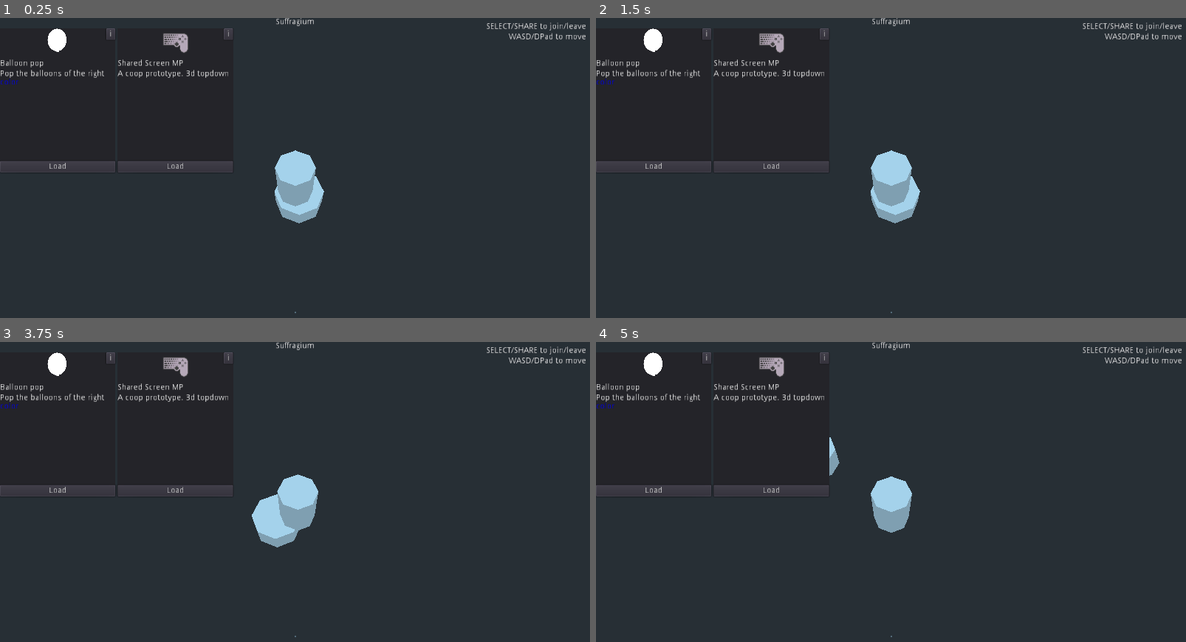
Above: before the commit, frames 1-4 (two rows, left to right).
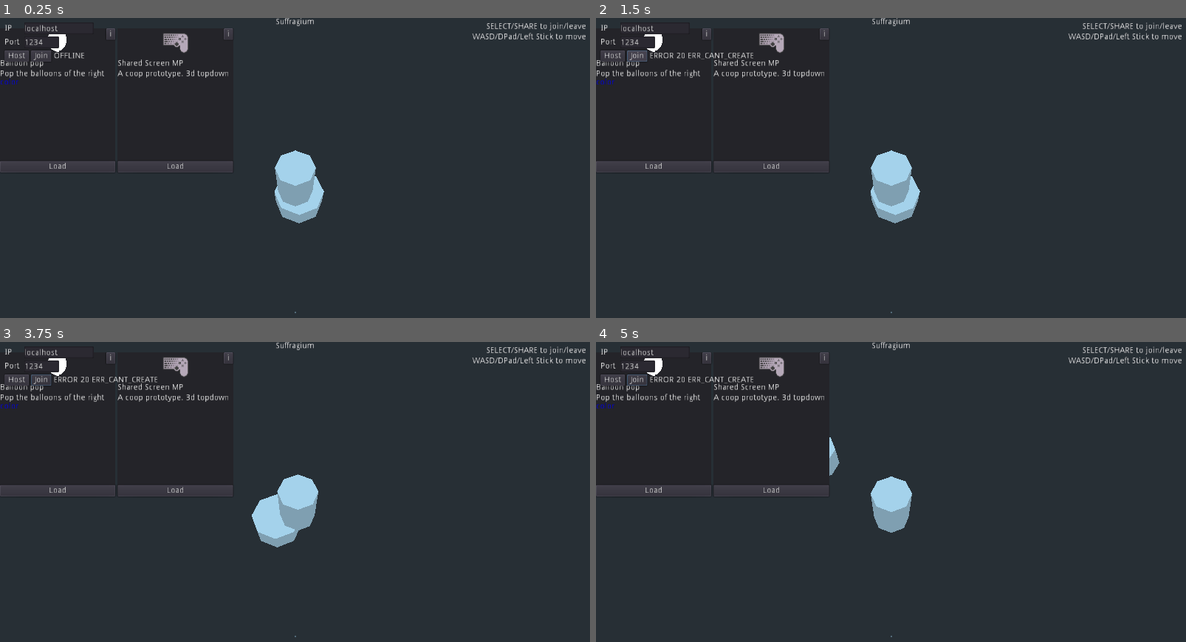
Above: after the commit, the same moments.

Repository: letsgamedev/Suffragium
Game: Godot game, scene res://games/shared_screen_mp/shared_screen_mp.tscn
Same seed, same stepped clock (60 frames per second), same inputs: the game is played once before the commit and once after it. This scene is started directly instead of the project's main scene. The engine's default icon, where the game draws it, is replaced by a stand-in: a white triangle on a blue panel in a dark square.
Inputs (mouse positions are in pixels of both pictures, inside the frame that each line leads up to):
- Up to frame 1 (0.25 s): no input
- Up to frame 2 (1.5 s): click (613, 57) at 0.5 s, where only the run after the commit has a clickable "Host"; click (637, 57) at 1.25 s, where only the run after the commit has a clickable "Join"
- Up to frame 3 (3.75 s): click "i" at 2 s; click "Load" at 2.75 s; move the mouse to (424, 498) at 3.52 s; hold D from 3.53 s (still down)
- Up to frame 4 (5 s): move the mouse to (773, 531) at 4.27 s; release D at 4.28 s; hold S from 4.28 s (still down)

The runs differ from the first frame. In frame 1, 0.6% of the frame differs, in the area x 0-94%, y 2-16%; in frame 2, 0.8%; in frame 3, 0.7%; in frame 4, 0.7%.

Commit message:
base network added
host, join and leave
nothing is synced jet

Diff:
--- /dev/null
+++ b/game/games/shared_screen_mp/network/network.gd
@@ -0,0 +1,69 @@
+extends Node
+signal peer_connected(id)
+signal peer_disconnected(id)
+signal connection_succeeded
+signal connection_failed
+signal server_disconnected
+signal hosted
+signal disconnected
+signal error(err)
+
+var peer = NetworkedMultiplayerENet.new()
+
+
+func _ready():
+	peer.connect("peer_connected", self, "_on_peer_connected")
+	peer.connect("peer_disconnected", self, "_on_peer_disconnected")
+	peer.connect("connection_succeeded", self, "_on_connection_succeeded")
+	peer.connect("connection_failed", self, "_on_connection_failed")
+	peer.connect("server_disconnected", self, "_on_server_disconnected")
+
+
+func host(port: int, max_players: int):
+	var err = peer.create_server(port, max_players)
+	if err:
+		print("Error:network:host = ", err)
+		emit_signal("error", err)
+		return
+	get_tree().network_peer = peer
+	emit_signal("hosted")
+
+
+func join(ip: String, port: int):
+	var err = peer.create_client(ip, port)
+	if err:
+		print("Error:network:join = ", err)
+		emit_signal("error", err)
+		return
+	get_tree().network_peer = peer
+
+
+func leave():
+	peer.close_connection()
+	get_tree().network_peer = null
+	emit_signal("disconnected")
+
+
+func _on_peer_connected(id: int):
+	print("_on_peer_connected ", id)
+	emit_signal("peer_connected", id)
+
+
+func _on_peer_disconnected(id: int):
+	print("_on_peer_disconnected ", id)
+	emit_signal("peer_disconnected", id)
+
+
+func _on_connection_succeeded():
+	print("_on_connection_succeeded")
+	emit_signal("connection_succeeded")
+
+
+func _on_connection_failed():
+	print("_on_connection_failed")
+	emit_signal("connection_failed")
+
+
+func _on_server_disconnected():
+	print("_on_server_disconnected")
+	emit_signal("server_disconnected")
--- /dev/null
+++ b/game/games/shared_screen_mp/network/network_ui.gd
@@ -0,0 +1,86 @@
+extends Control
+
+onready var main = get_tree().current_scene
+
+onready var ip_node: TextEdit = $VBox/IpContainer/Ip
+onready var port_node: TextEdit = $VBox/PortContainer/Port
+onready var status: Label = $VBox/Buttons/Status
+onready var host: Button = $VBox/Buttons/Host
+onready var join: Button = $VBox/Buttons/Join
+onready var leave: Button = $VBox/Buttons/Leave
+
+
+func _ready():
+	_show_host_join_button()
+
+
+func _on_Host_pressed():
+	_connect_net_signals()
+	main.network.host(int(port_node.text), 4)
+
+
+func _on_Join_pressed():
+	_connect_net_signals()
+	main.network.join(ip_node.text, int(port_node.text))
+
+
+func _on_Leave_pressed():
+	main.network.leave()
+
+
+func _connect_net_signals():
+	if main.network.is_connected("connection_succeeded", self, "_on_connected"):
+		return
+	main.network.connect("connection_succeeded", self, "_on_connected")
+	main.network.connect("connection_failed", self, "_on_connection_failed")
+	main.network.connect("hosted", self, "_on_hosted")
+	main.network.connect("server_disconnected", self, "_on_disconnected")
+	main.network.connect("disconnected", self, "_on_disconnected")
+	main.network.connect("error", self, "_on_error")
+
+
+func _on_hosted():
+	_show_leave_button()
+	status.text = "server"
+
+
+func _on_connected():
+	_show_leave_button()
+	status.text = "client"
+
+
+func _on_disconnected():
+	_show_host_join_button()
+	status.text = "offline"
+
+
+func _on_error(err: int):
+	_show_host_join_button()
+	status.text = "error " + _get_error_code_name(err)
+
+
+func _on_connection_failed():
+	_show_host_join_button()
+	status.text = "connecting failed"
+
+
+func _show_leave_button():
+	host.hide()
+	join.hide()
+	leave.show()
+
+
+func _show_host_join_button():
+	host.show()
+	join.show()
+	leave.hide()
+
+
+func _get_error_code_name(err: int):
+	match err:
+		20:
+			return str(err) + " ERR_CANT_CREATE"
+		22:
+			return str(err) + " ERR_ALREADY_IN_USE"
+		_:
+			return str(err)
--- /dev/null
+++ b/game/games/shared_screen_mp/network/network_ui.tscn
@@ -0,0 +1,85 @@
+[gd_scene load_steps=2 format=2]
+
+[ext_resource path="res://games/shared_screen_mp/network/network_ui.gd" type="Script" id=1]
+
+[node name="NetworkUi" type="Control"]
+margin_left = 8.0
+margin_top = 8.0
+margin_right = 48.0
+margin_bottom = 48.0
+script = ExtResource( 1 )
+
+[node name="VBox" type="VBoxContainer" parent="."]
+margin_right = 40.0
+margin_bottom = 40.0
+
+[node name="IpContainer" type="HBoxContainer" parent="VBox"]
+margin_right = 192.0
+margin_bottom = 20.0
+
+[node name="Label" type="Label" parent="VBox/IpContainer"]
+margin_top = 3.0
+margin_right = 30.0
+margin_bottom = 17.0
+rect_min_size = Vector2( 30, 0 )
+text = "IP"
+
+[node name="Ip" type="TextEdit" parent="VBox/IpContainer"]
+margin_left = 34.0
+margin_right = 154.0
+margin_bottom = 20.0
+rect_min_size = Vector2( 120, 20 )
+text = "localhost"
+
+[node name="PortContainer" type="HBoxContainer" parent="VBox"]
+margin_top = 24.0
+margin_right = 192.0
+margin_bottom = 44.0
+
+[node name="Label" type="Label" parent="VBox/PortContainer"]
+margin_top = 3.0
+margin_right = 30.0
+margin_bottom = 17.0
+rect_min_size = Vector2( 30, 0 )
+text = "Port"
+
+[node name="Port" type="TextEdit" parent="VBox/PortContainer"]
+margin_left = 34.0
+margin_right = 94.0
+margin_bottom = 20.0
+rect_min_size = Vector2( 60, 20 )
+text = "1234"
+
+[node name="Buttons" type="HBoxContainer" parent="VBox"]
+margin_top = 48.0
+margin_right = 192.0
+margin_bottom = 68.0
+
+[node name="Host" type="Button" parent="VBox/Buttons"]
+margin_right = 42.0
+margin_bottom = 20.0
+text = "Host"
+
+[node name="Join" type="Button" parent="VBox/Buttons"]
+margin_left = 46.0
+margin_right = 81.0
+margin_bottom = 20.0
+text = "Join"
+
+[node name="Leave" type="Button" parent="VBox/Buttons"]
+margin_left = 85.0
+margin_right = 134.0
+margin_bottom = 20.0
+text = "Leave"
+
+[node name="Status" type="Label" parent="VBox/Buttons"]
+margin_left = 138.0
+margin_top = 3.0
+margin_right = 192.0
+margin_bottom = 17.0
+text = "offline"
+uppercase = true
+
+[connection signal="pressed" from="VBox/Buttons/Host" to="." method="_on_Host_pressed"]
+[connection signal="pressed" from="VBox/Buttons/Join" to="." method="_on_Join_pressed"]
+[connection signal="pressed" from="VBox/Buttons/Leave" to="." method="_on_Leave_pressed"]
--- a/game/games/shared_screen_mp/shared_screen_mp.gd
+++ b/game/games/shared_screen_mp/shared_screen_mp.gd
@@ -1,6 +1,8 @@
 extends Spatial
 
 var player_pawns: Array = []
+onready var input_manager = $InputManager
+onready var network = $Network
 
 
 func _ready():
--- a/game/games/shared_screen_mp/shared_screen_mp.tscn
+++ b/game/games/shared_screen_mp/shared_screen_mp.tscn
@@ -1,15 +1,20 @@
-[gd_scene load_steps=5 format=2]
+[gd_scene load_steps=7 format=2]
 
 [ext_resource path="res://games/shared_screen_mp/shared_screen_mp.gd" type="Script" id=1]
 [ext_resource path="res://games/shared_screen_mp/maps/test_map.tscn" type="PackedScene" id=2]
 [ext_resource path="res://games/shared_screen_mp/input_manager/input_manager.gd" type="Script" id=3]
 [ext_resource path="res://games/shared_screen_mp/camera/top_down_camera.tscn" type="PackedScene" id=4]
+[ext_resource path="res://games/shared_screen_mp/network/network.gd" type="Script" id=5]
+[ext_resource path="res://games/shared_screen_mp/network/network_ui.tscn" type="PackedScene" id=6]
 
 [node name="SharedScreenMp" type="Spatial"]
 script = ExtResource( 1 )
 
 [node name="InputManager" type="Node" parent="."]
 script = ExtResource( 3 )
+
+[node name="Network" type="Node" parent="."]
+script = ExtResource( 5 )
 
 [node name="Camera" parent="." instance=ExtResource( 4 )]
 transform = Transform( 1, 0, 0, 0, 1, 0, 0, 0, 1, 2.11094, 0, 3.31958 )
@@ -39,6 +44,8 @@
 margin_top = 18.0
 margin_right = 212.0
 margin_bottom = 32.0
-text = "WASD/DPad to move"
+text = "WASD/DPad/Left Stick to move"
 align = 2
 valign = 1
+
+[node name="NetworkUi" parent="Ui" instance=ExtResource( 6 )]
